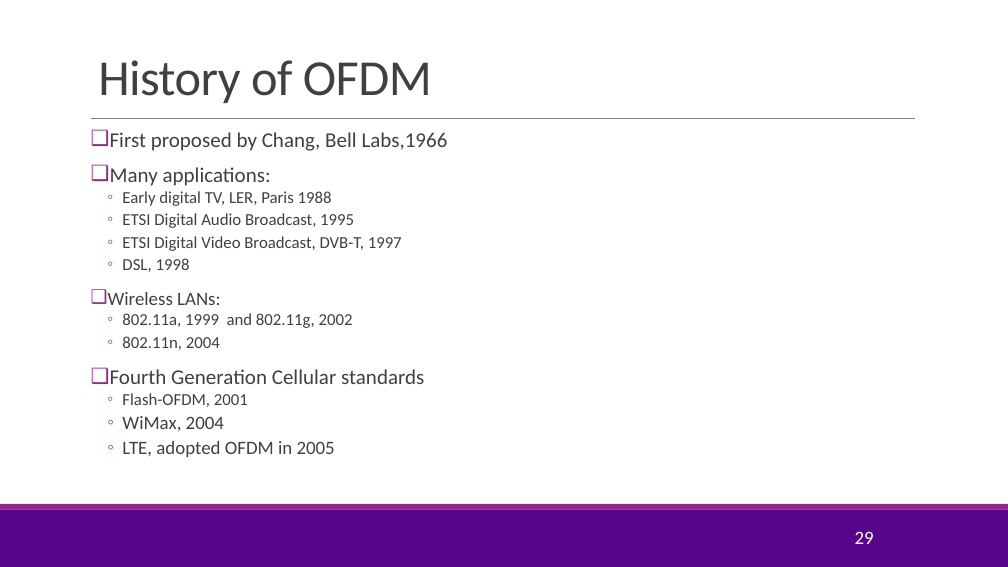
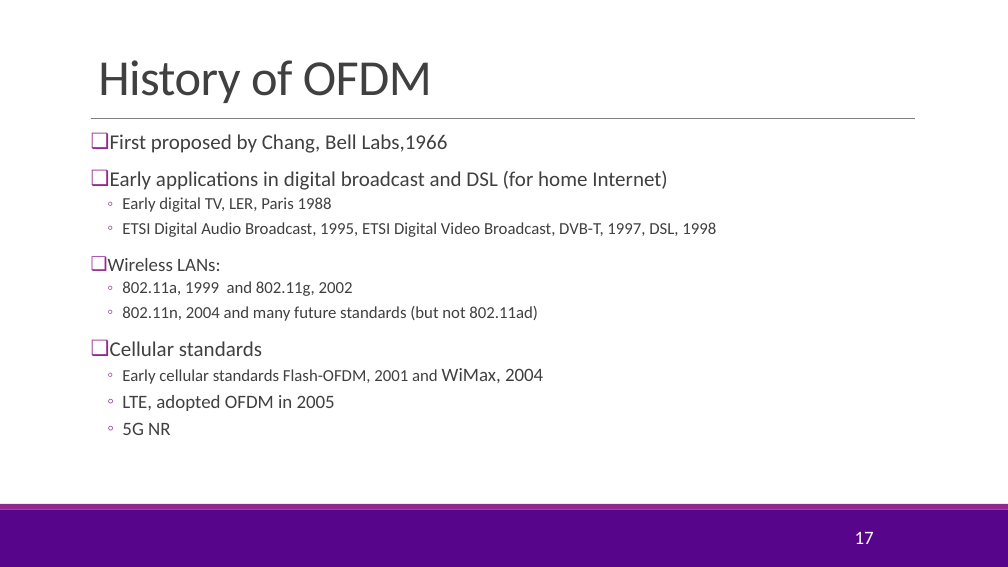
Before and after one commit to sdrangan/digitalcomm, a slide deck: slide 17 of Lectures/Unit08_Equalization.pptx (slide 29 before the commit). Drawn at 1008x567 pixels with LibreOffice and Linux fonts; fonts in the diff are those of the drawing; background and template pictures are left out. Boxes give left, top, right and bottom in pixels: in the first picture for what was removed or moved away, otherwise in the second. Text is boxed around its words. In the diff, an @@ line names an element or a change of style, - is before the commit and + after.

```diff
--- a/Lectures/Unit08_Equalization.pptx
+++ b/Lectures/Unit08_Equalization.pptx
@@ text at <box>108,134,448,411</box>: line spacing 0.8 to 0.9 @@
@@ text at <box>110,171,668,190</box>: text changed @@
-❑ Many applications:
+❑ Early applications in digital broadcast and DSL (for home Internet)
@@ text at <box>122,222,716,237</box>: text changed @@
-  ◦ ETSI Digital Audio Broadcast, 1995
-  ◦ ETSI Digital Video Broadcast, DVB-T, 1997
-  ◦ DSL, 1998
+  ◦ ETSI Digital Audio Broadcast, 1995, ETSI Digital Video Broadcast, DVB-T, 1997, DSL, 1998
@@ text at <box>110,306,543,384</box>: text changed; size 20 to 16 pt @@
-  ◦ 802.11n, 2004
-❑ Fourth Generation Cellular standards
-  ◦ Flash-OFDM, 2001
-  ◦ WiMax, 2004
+  ◦ 802.11n, 2004 and many future standards (but not 802.11ad)
+❑ Cellular standards
+  ◦ Early cellular standards Flash-OFDM, 2001 and WiMax, 2004
@@ text at <box>122,422,170,435</box>: paragraph added @@
+  ◦ 5G NR
@@ page number at <box>855,532,874,544</box>: text changed @@
-29
+17
```
Also in this commit, not shown: 9 other slides changed, 15 slides added, 5 slides removed, 5 other files.
